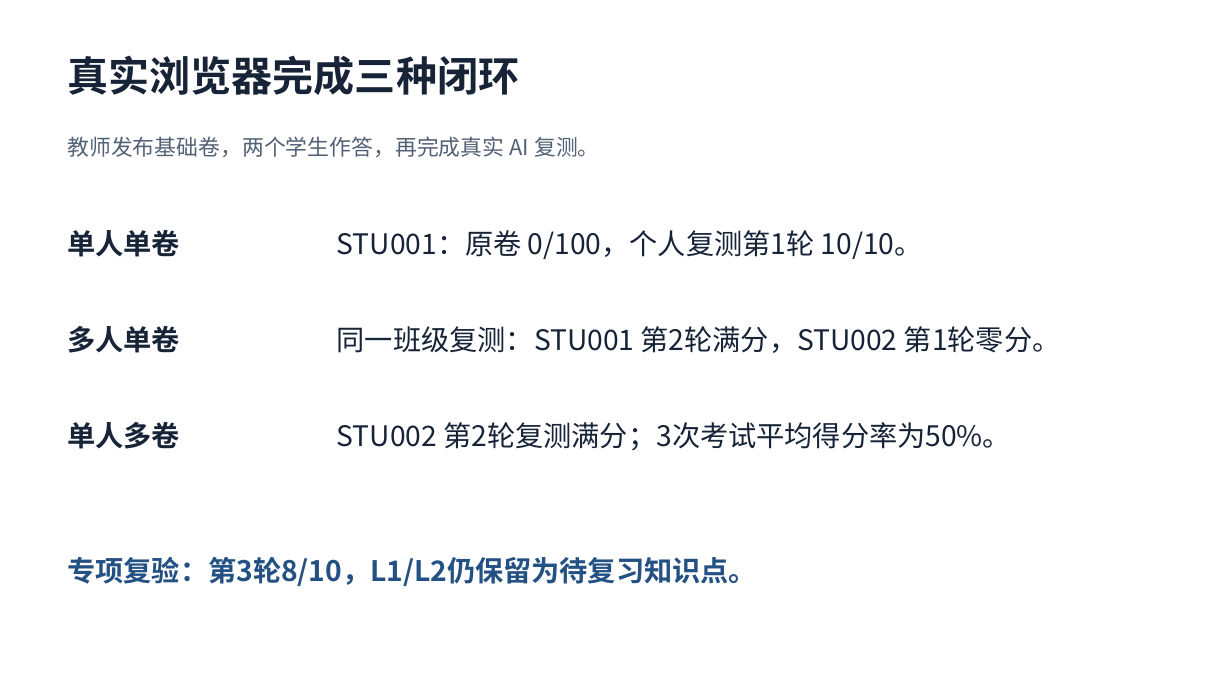
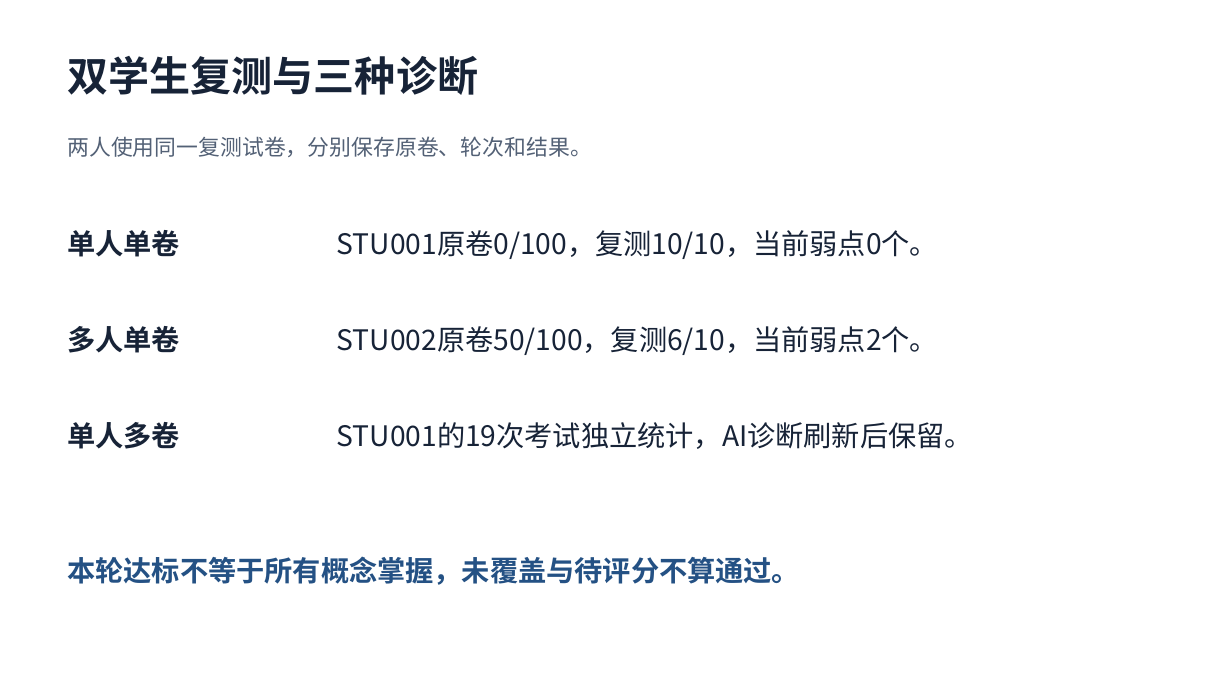
Before and after one commit to ZhuoranLi2007/mlquiz-platform, a slide deck: slide 6 of docs/submission/course_demo.pptx. Drawn at 1232x693 pixels with LibreOffice and Linux fonts; fonts in the diff are those of the drawing. Boxes give left, top, right and bottom in pixels: in the first picture for what was removed or moved away, otherwise in the second. Text is boxed around its words. In the diff, an @@ line names an element or a change of style, - is before the commit and + after.

```diff
--- a/docs/submission/course_demo.pptx
+++ b/docs/submission/course_demo.pptx
@@ text at (x1=67, y1=56, x2=478, y2=95): text changed @@
-真实浏览器完成三种闭环
+双学生复测与三种诊断
@@ text at (x1=67, y1=136, x2=591, y2=157): text changed @@
-教师发布基础卷，两个学生作答，再完成真实 AI 复测。
+两人使用同一复测试卷，分别保存原卷、轮次和结果。
@@ text at (x1=337, y1=230, x2=938, y2=259): text changed @@
-STU001：原卷 0/100，个人复测第1轮 10/10。
+STU001原卷0/100，复测10/10，当前弱点0个。
@@ text at (x1=337, y1=326, x2=938, y2=355): text changed @@
-同一班级复测：STU001 第2轮满分，STU002 第1轮零分。
+STU002原卷50/100，复测6/10，当前弱点2个。
@@ text at (x1=337, y1=422, x2=973, y2=449): text changed @@
-STU002 第2轮复测满分；3次考试平均得分率为50%。
+STU001的19次考试独立统计，AI诊断刷新后保留。
@@ text at (x1=67, y1=556, x2=800, y2=585): text changed @@
-专项复验：第3轮8/10，L1/L2仍保留为待复习知识点。
+本轮达标不等于所有概念掌握，未覆盖与待评分不算通过。
```
Also in this commit, not shown: 5 other slides changed, 26 other files.
